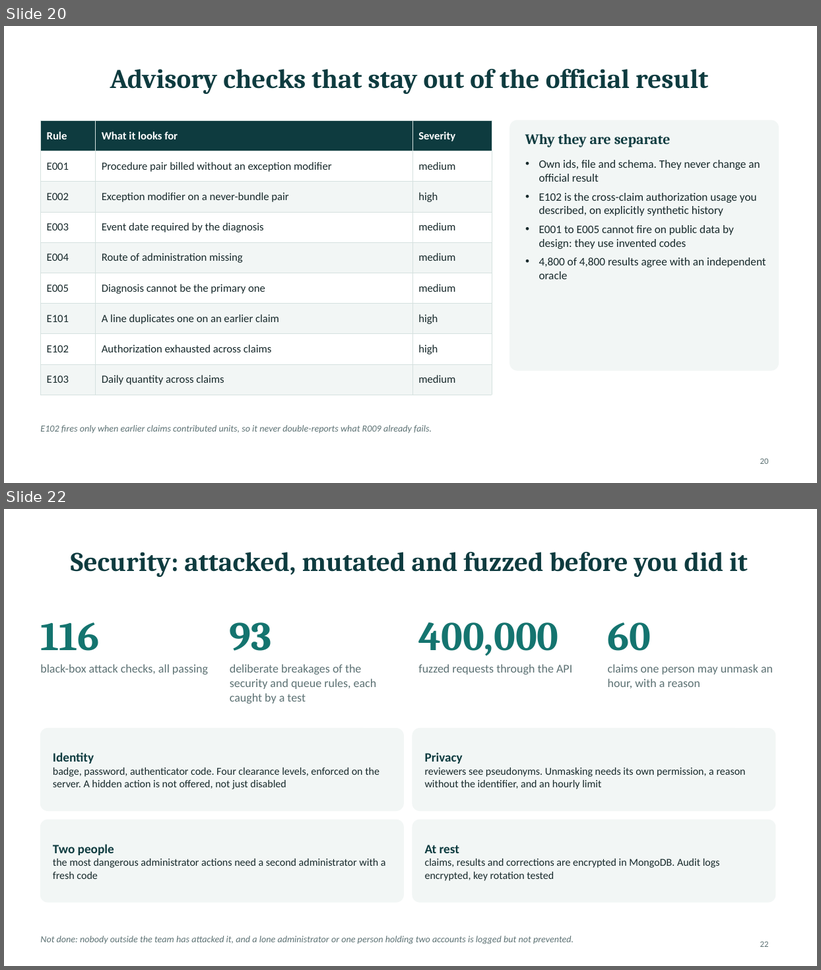
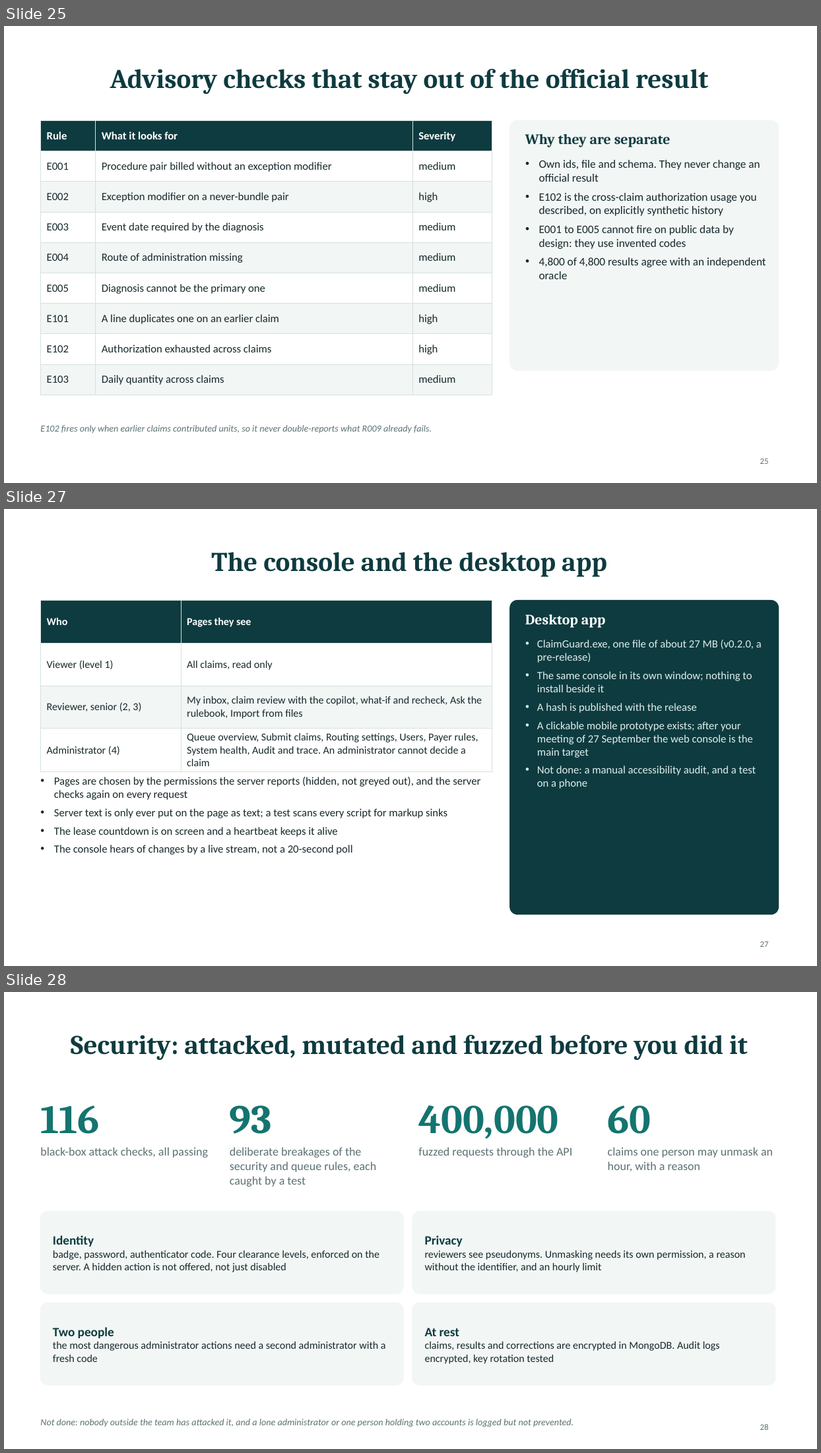
Before and after one commit to PublisherX02/Claim_Guard, a slide deck: docs/presentation/ClaimGuard_Mentor_Session.pptx. Shown one above the other, each under a label of ours: slides 20 and 22 before the commit, slides 25, 27 and 28 after it; the slides between them are not shown. The pictures are 821x970 and 821x1453 pixels, drawn with LibreOffice and Linux fonts; fonts in the diff are those of the drawing. Boxes give left, top, right and bottom in pixels: in the first picture for what was removed or moved away, otherwise in the second. Text is boxed around its words. In the diff, an @@ line names an element or a change of style, - is before the commit and + after.

```diff
--- a/docs/presentation/ClaimGuard_Mentor_Session.pptx
+++ b/docs/presentation/ClaimGuard_Mentor_Session.pptx
@@ slide 27 added at bbox=[4, 509, 817, 966], background #FFFFFF @@
@@ title added at bbox=[211, 552, 607, 577], 32 pt, text #0E3B3F, bold @@
+The console and the desktop app
@@ table added at bbox=[40, 601, 492, 769], 4 rows, 2 columns @@
+Who | Pages they see
+Viewer (level 1) | All claims, read only
+Reviewer, senior (2, 3) | My inbox, claim review with the copilot, what-if and recheck, Ask the rulebook, Import from files
+Administrator (4) | Queue overview, Submit claims, Routing settings, Users, Payer rules, System health, Audit and trace. An administrator cannot decide a claim
@@ rounded rectangle added at bbox=[510, 601, 779, 915], fill #0E3B3F, outline #0E3B3F 1 pt @@
@@ text added at bbox=[525, 615, 605, 628], 17 pt, text #FFFFFF, bold @@
+Desktop app
@@ text added at bbox=[537, 640, 762, 789], 13 pt, text #DDEEEB @@
+• ClaimGuard.exe, one file of about 27 MB (v0.2.0, a pre-release)
+• The same console in its own window; nothing to install beside it
+• A hash is published with the release
+• A clickable mobile prototype exists; after your meeting of 27 September the web console is the main target
+• Not done: a manual accessibility audit, and a test on a phone
@@ text added at bbox=[54, 777, 481, 855], 13 pt, text #17292B @@
+• Pages are chosen by the permissions the server reports (hidden, not greyed out), and the server checks again on every request
+• Server text is only ever put on the page as text; a test scans every script for markup sinks
+• The lease countdown is on screen and a heartbeat keeps it alive
+• The console hears of changes by a live stream, not a 20-second poll
@@ page number added at bbox=[760, 941, 769, 947], 10 pt, text #5C7173 @@
+27
@@ what was slide 20 is now slide 25 @@
@@ page number at bbox=[760, 458, 769, 464]: text changed @@
-20
+25
@@ what was slide 22 is now slide 28 @@
@@ page number at bbox=[760, 1424, 769, 1430]: text changed @@
-22
+28
```
Also in this commit, not shown: 3 slides changed, 5 other slides added, 2 other files.
